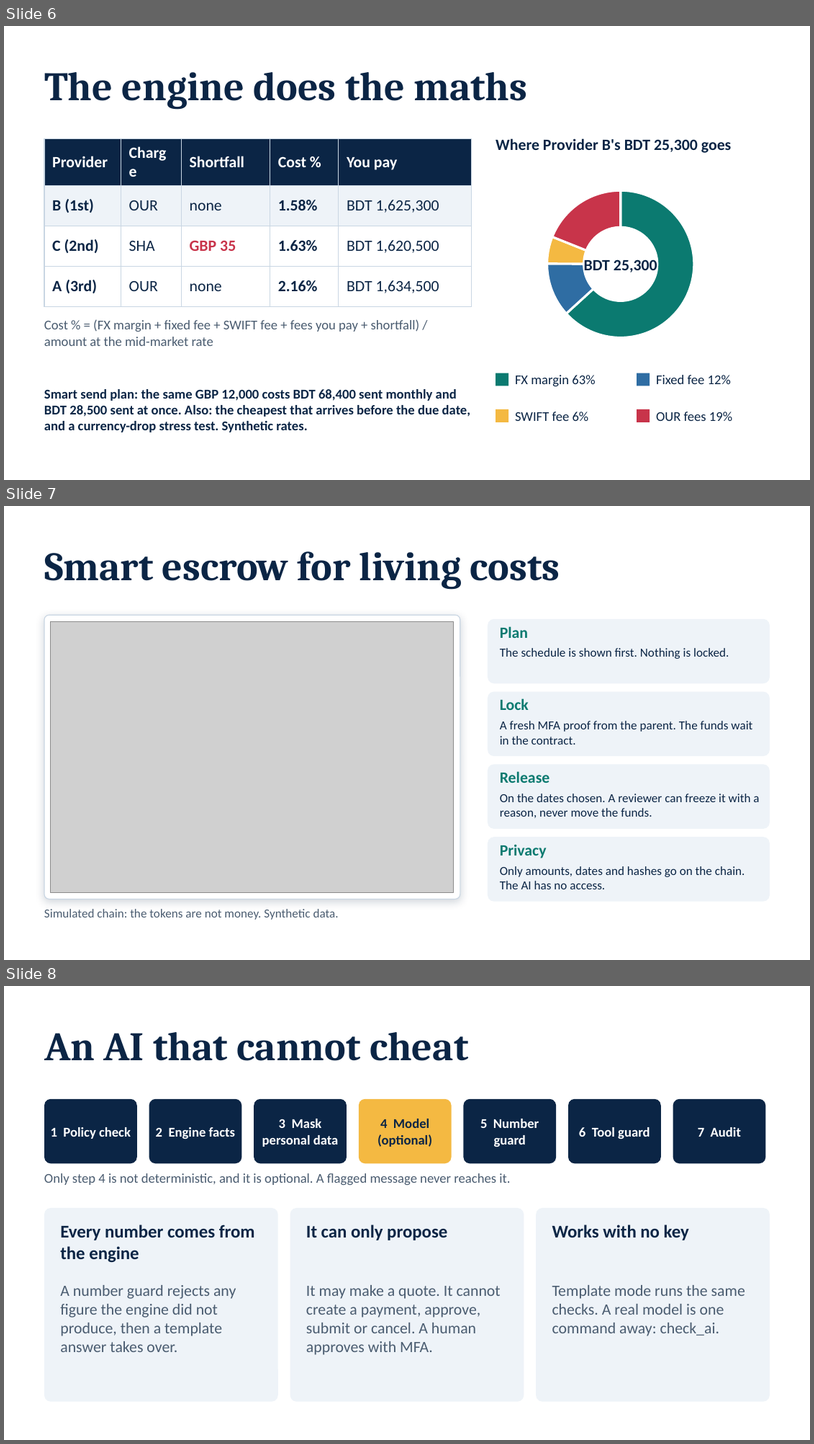
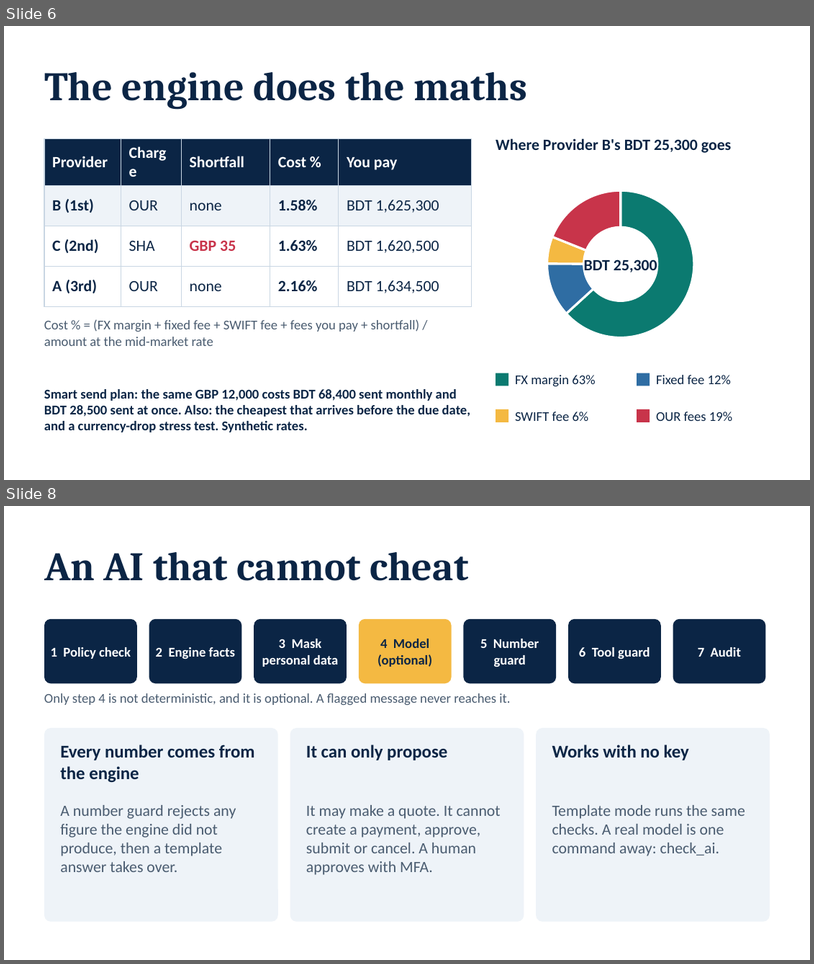
Before and after one commit to NoobCrow/StudyRoute, a slide deck: submission/StudyRoute_Deck.pptx. Shown one above the other, each under a label of ours: slides 6, 7 and 8 before the commit, slides 6 and 8 after it; the slides between them are not shown. The pictures are 814x1444 and 814x964 pixels, drawn with LibreOffice and Linux fonts; fonts in the diff are those of the drawing; grey boxes stand for pictures. Boxes give left, top, right and bottom in pixels: in the first picture for what was removed or moved away, otherwise in the second. Text is boxed around its words. In the diff, an @@ line names an element or a change of style, - is before the commit and + after.

```diff
--- a/submission/StudyRoute_Deck.pptx
+++ b/submission/StudyRoute_Deck.pptx
@@ slide 7 removed at (4,506,810,960), background #FFFFFF @@
@@ title removed at (44,551,561,590) @@
-Smart escrow for living costs
@@ rounded rectangle removed at (44,615,460,898) @@
@@ picture removed at (51,621,454,892) @@
@@ rounded rectangle removed at (488,619,770,683) @@
@@ text removed at (500,626,528,638) @@
-Plan
@@ text removed at (500,648,729,659) @@
-The schedule is shown first. Nothing is locked.
@@ rounded rectangle removed at (488,692,770,756) @@
@@ text removed at (500,698,529,710) @@
-Lock
@@ text removed at (500,721,753,744) @@
-A fresh MFA proof from the parent. The funds wait in the contract.
@@ rounded rectangle removed at (488,764,770,829) @@
@@ text removed at (500,771,550,782) @@
-Release
@@ text removed at (500,793,759,818) @@
-On the dates chosen. A reviewer can freeze it with a reason, never move the funds.
@@ rounded rectangle removed at (488,836,770,901) @@
@@ text removed at (500,844,547,858) @@
-Privacy
@@ text removed at (500,866,746,889) @@
-Only amounts, dates and hashes go on the chain. The AI has no access.
@@ text removed at (44,908,339,919) @@
-Simulated chain: the tokens are not money. Synthetic data.
```
Also in this commit, not shown: 2 slides changed, 1 slide added, 10 other files.
